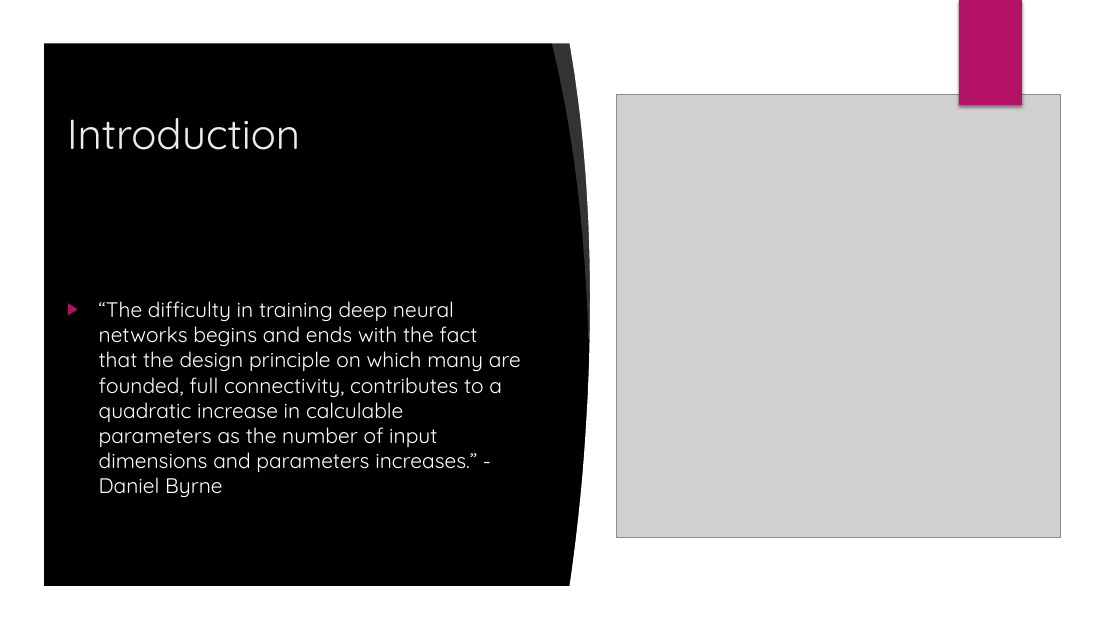
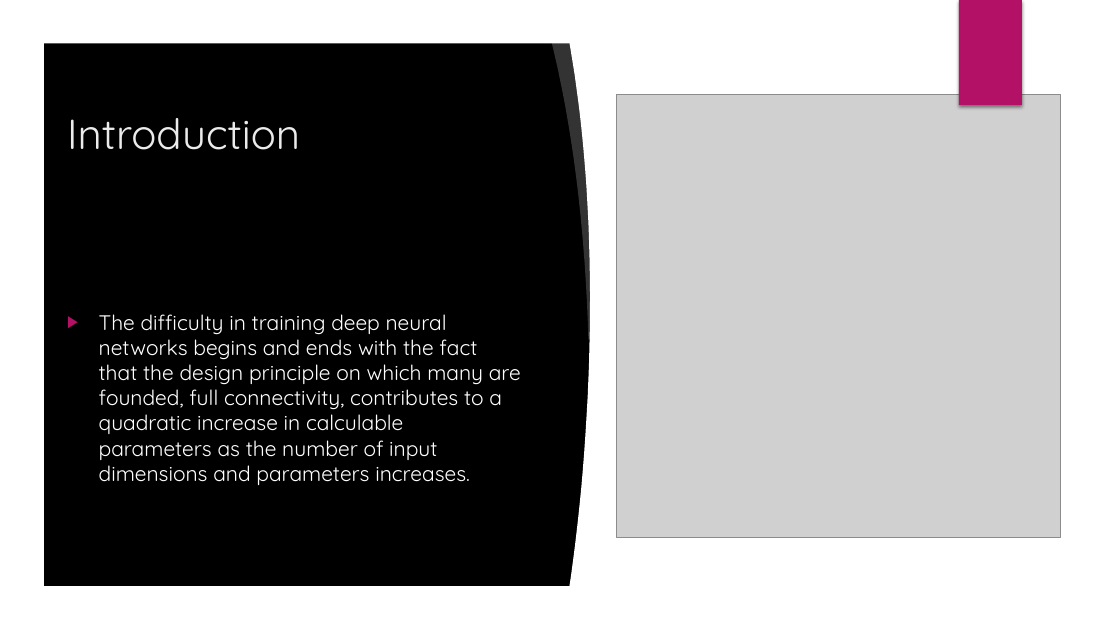
Before and after one commit to realdanielbyrne/tsneGatedMoE, a slide deck: slide 4 of PT-SNE Gated Mixture of Sparse Experts (PT-MoE).pptx. Drawn at 1120x630 pixels with LibreOffice and Linux fonts; fonts in the diff are those of the drawing; grey boxes stand for pictures; background and template pictures are left out. Boxes give left, top, right and bottom in pixels: in the first picture for what was removed or moved away, otherwise in the second. Text is boxed around its words. In the diff, an @@ line names an element or a change of style, - is before the commit and + after.

```diff
--- a/PT-SNE Gated Mixture of Sparse Experts (PT-MoE).pptx
+++ b/PT-SNE Gated Mixture of Sparse Experts (PT-MoE).pptx
@@ text at [99,314,521,485]: text changed @@
-▶ “The difficulty in training deep neural networks begins and ends with the fact that the design principle on which many are founded, full connectivity, contributes to a quadratic increase in calculable parameters as the number of input dimensions and parameters increases.” - Daniel Byrne
+▶ The difficulty in training deep neural networks begins and ends with the fact that the design principle on which many are founded, full connectivity, contributes to a quadratic increase in calculable parameters as the number of input dimensions and parameters increases.
```
Also in this commit, not shown: 4 other slides changed, 7 slides added, 1 slide removed.
